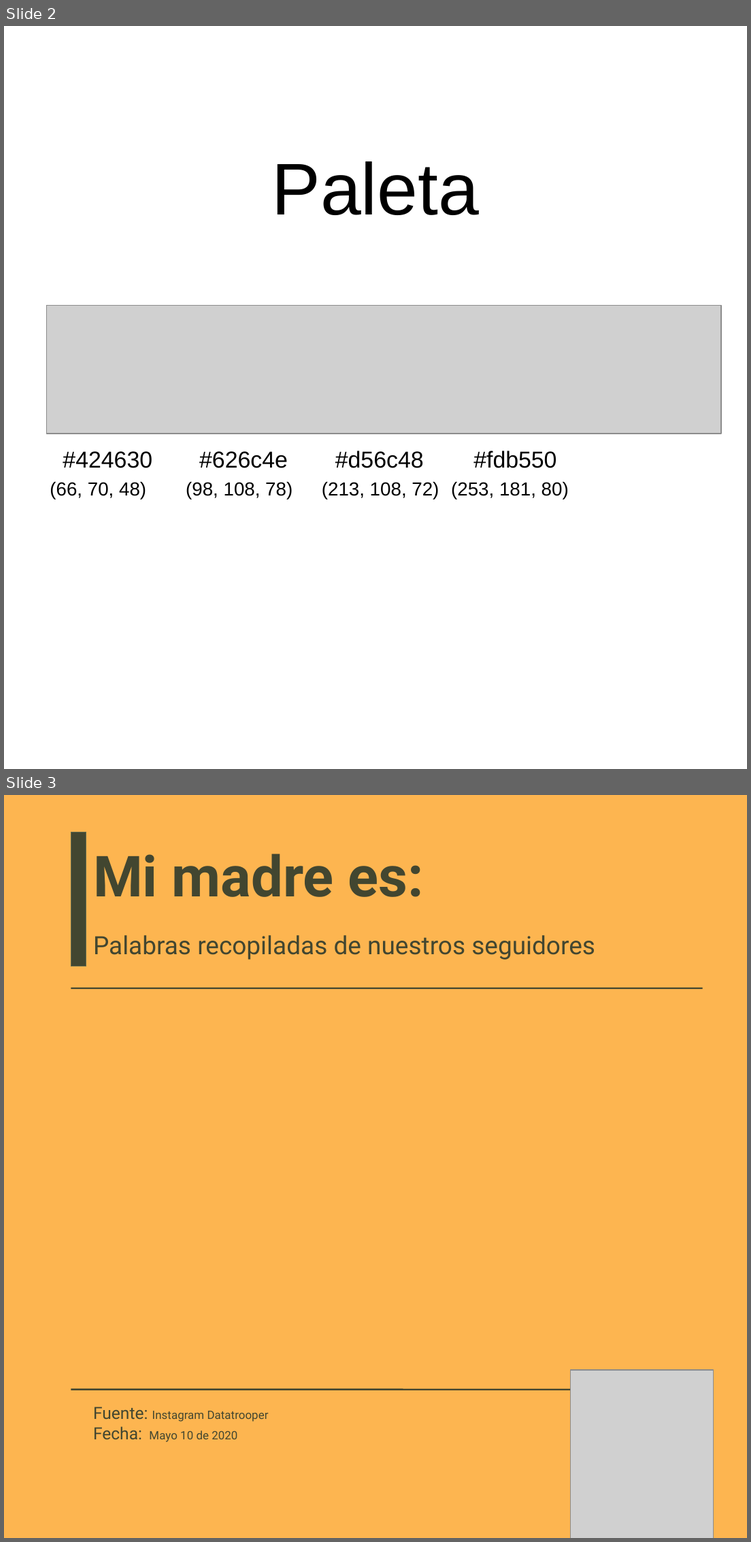
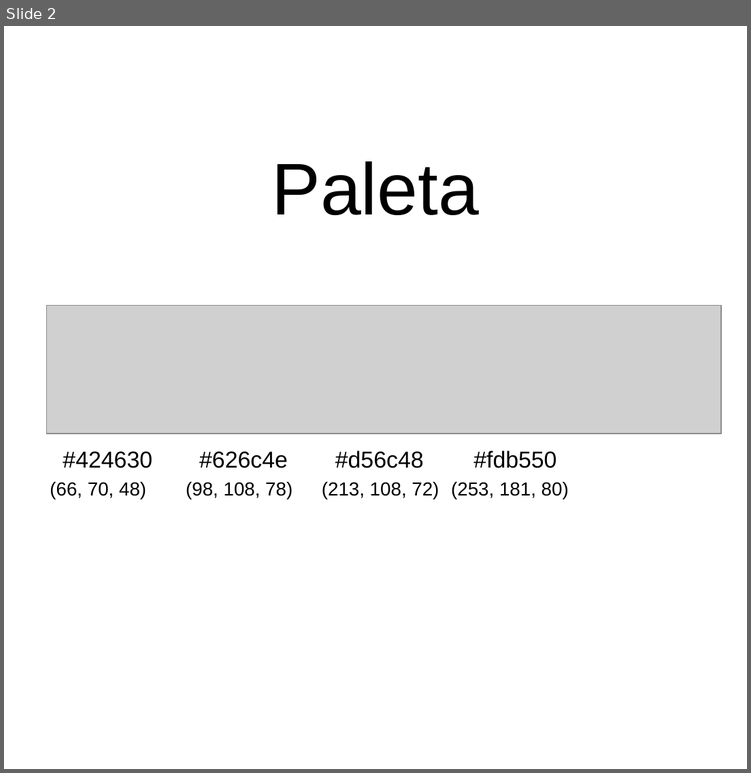
Before and after one commit to datatrooper/instatrooper, a slide deck: styles/instagram_templates.odp. Shown one above the other, each under a label of ours: slides 2 and 3 before the commit, slide 2 after it. The pictures are 751x1542 and 751x773 pixels, drawn with LibreOffice and Linux fonts; fonts in the diff are those of the drawing; grey boxes stand for pictures. Boxes give left, top, right and bottom in pixels: in the first picture for what was removed or moved away, otherwise in the second. Text is boxed around its words. In the diff, an @@ line names an element or a change of style, - is before the commit and + after.

```diff
--- a/styles/instagram_templates.odp
+++ b/styles/instagram_templates.odp
@@ slide 3 removed at bbox=[4, 795, 747, 1538], background #FDB550 @@
@@ rectangle removed at bbox=[71, 832, 86, 966] @@
@@ title removed at bbox=[93, 853, 423, 897] @@
-Mi madre es:
@@ title removed at bbox=[93, 935, 595, 960] @@
-Palabras recopiladas de nuestros seguidores
@@ line removed from (71, 988) to (702, 988) @@
@@ picture removed at bbox=[570, 1370, 713, 1538] @@
@@ line removed from (71, 1389) to (702, 1389) @@
@@ title removed at bbox=[93, 1406, 269, 1442] @@
-Fuente: Instagram Datatrooper
-Fecha: Mayo 10 de 2020
```
Also in this commit, not shown: 3 slides added, 2 other slides removed, 8 other files.
